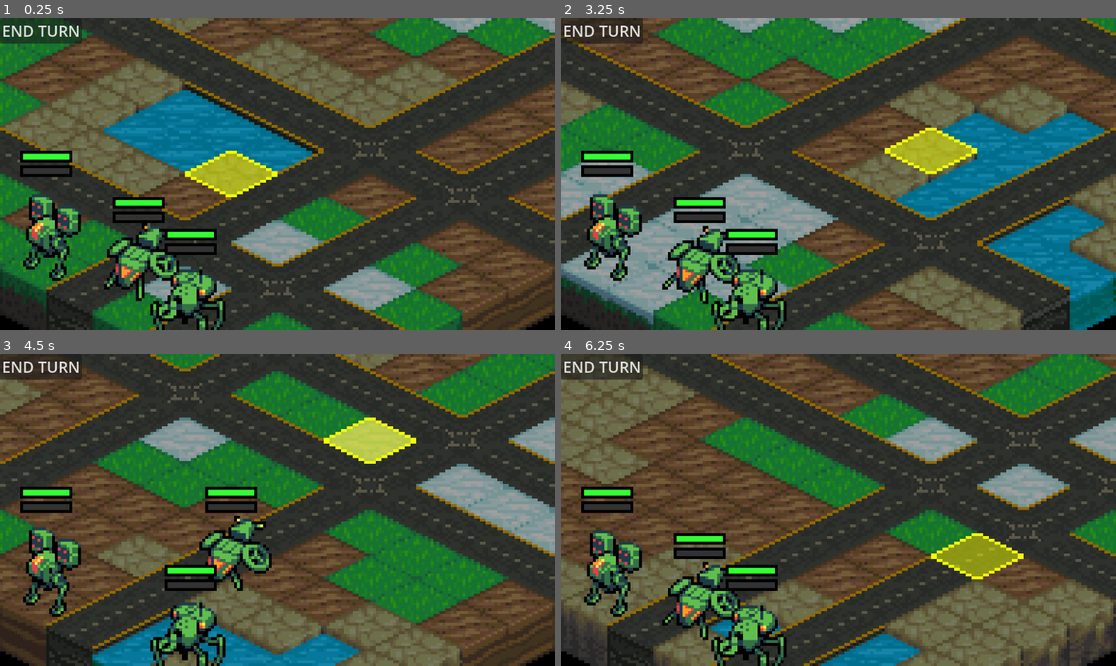
Above: before the commit, frames 1-4 (two rows, left to right).
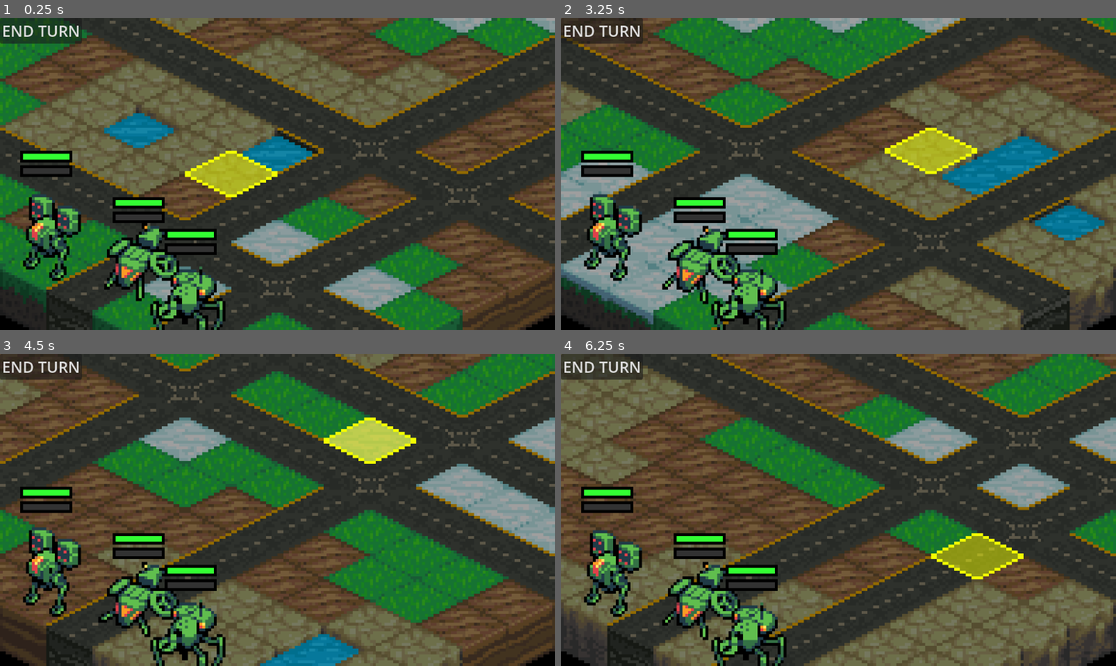
Above: after the commit, the same moments.

Repository: Tekknobot/Terrain
Game: Godot game, scene res://Scenes/Main.tscn
Same seed, same stepped clock (60 frames per second), same inputs: the game is played once before the commit and once after it.
Inputs (mouse positions are in pixels of both pictures, inside the frame that each line leads up to):
- Up to frame 1 (0.25 s): no input
- Up to frame 2 (3.25 s): click "END TURN" at 0.5 s; click "END TURN" at 1.25 s; click "END TURN" at 2 s; tap Enter at 2.75 s; move the mouse to (960, 158) at 2.77 s; click (960, 158) at 2.92 s; tap Space at 3.02 s
- Up to frame 3 (4.5 s): move the mouse to (166, 525) at 3.52 s; click (166, 525) at 3.67 s; tap Space at 3.77 s; move the mouse to (333, 441) at 4.27 s; click (333, 441) at 4.42 s
- Up to frame 4 (6.25 s): move the mouse to (810, 572) at 5.02 s; click (810, 572) at 5.17 s; tap Space at 5.27, 6.02 s; move the mouse to (1005, 556) at 5.77 s; click (1005, 556) at 5.92 s

The runs differ from the first frame. In frame 1, 4.1% of the frame differs, in the area x 25-51%, y 20-50%; in frame 2, 7.4%, in the area x 58-100%, y 27-100%; in frame 3, 7.1%; in frame 4, 1.8%.
Error in both runs: Invalid access to property or key 'process_frame' on a base object of type 'null instance'. (res://Scripts/Unit.gd:77)

Commit message:
Intermediate AI

Diff:
--- a/Scripts/BattleGrid.gd
+++ b/Scripts/BattleGrid.gd
@@ -7,7 +7,7 @@
 @export var grid_width: int = 10
 @export var grid_height: int = 20
 
-@export var water_threshold := -0.5
+@export var water_threshold := -0.6
 @export var sandstone_threshold := -0.2
 @export var dirt_threshold := 0.1
 @export var grass_threshold := 0.4
--- a/Scripts/TurnManager.gd
+++ b/Scripts/TurnManager.gd
@@ -55,6 +55,27 @@
 	# If no alternative found, return the original tile.
 	return tile
 
+# Helper: Manhattan distance (lower is better)
+func manhattan_distance(a: Vector2i, b: Vector2i) -> int:
+	return abs(a.x - b.x) + abs(a.y - b.y)
+
+# Evaluate a candidate tile.
+# +50 bonus if the candidate is adjacent to any player unit.
+# Then subtract the Manhattan distance from candidate to target.
+func evaluate_candidate(candidate: Vector2i, unit, tilemap, target) -> int:
+	var score = 0
+	# Check adjacent tiles (4-directional) for a player unit.
+	for dir in [Vector2i(0, 1), Vector2i(0, -1), Vector2i(1, 0), Vector2i(-1, 0)]:
+		var neighbor = candidate + dir
+		# Assuming TileMap has a get_unit_at_tile() method.
+		var other = tilemap.get_unit_at_tile(neighbor)
+		if other and other.is_player:
+			score += 50
+			break
+	# A lower distance to the target is better.
+	score -= manhattan_distance(candidate, target.tile_pos)
+	return score
+
 func _start_unit_action(team):
 	active_units = active_units.filter(is_instance_valid)
 
@@ -77,8 +98,11 @@
 				await _run_safe_enemy_action(unit)
 				return
 
-			# Find a target and compute a path that avoids water if possible.
-			var target = find_closest_enemy(unit)
+			# Instead of always targeting the closest enemy, try to pick the weakest enemy.
+			var target = find_weakest_enemy(unit)
+			if not target:
+				target = find_closest_enemy(unit)
+
 			var path = []
 			while target:
 				# Get a path from the unit's tile to the target's tile.
@@ -101,18 +125,20 @@
 				print("🎯 Final target:", target.name)
 				print("🧭 Path to target:", path)
 				var max_steps = min(unit.movement_range, path.size() - 1)
-				var next_step: Vector2i = Vector2i(-1, -1)
+
+				# Instead of taking the furthest valid candidate, evaluate all candidate steps.
+				var best_score = -INF
+				var best_candidate: Vector2i = Vector2i(-1, -1)
 				for i in range(1, max_steps + 1):
 					var candidate: Vector2i = path[i]
 
 					# If the candidate is water, attempt a detour.
 					if tilemap.is_water_tile(candidate):
 						var detour_candidate = find_detour(candidate, tilemap)
-						# If detour_candidate is different and valid, use it.
+						# If a valid detour is found, use it.
 						if detour_candidate != candidate:
 							candidate = detour_candidate
 						else:
-							# No detour available; skip this candidate.
 							continue
 
 					# Recalculate the path from the unit’s current position to the candidate.
@@ -120,7 +146,7 @@
 					if candidate_path.is_empty():
 						continue  # Candidate is no longer reachable
 
-					# Check each cell along the candidate path (skipping the starting cell).
+					# Check every cell in the candidate path (skip index 0 which is the starting cell).
 					var path_clear = true
 					for j in range(1, candidate_path.size()):
 						var cell: Vector2i = Vector2i(candidate_path[j])
@@ -132,12 +158,14 @@
 					if not path_clear:
 						continue
 
-					# If we reach here, the candidate (or its detour) is valid.
-					next_step = candidate
-					# Continue checking for further candidates so that next_step ends up as the furthest valid candidate.
-				if next_step != Vector2i(-1, -1):
-					print("🚶 Planning move to:", next_step)
-					unit.plan_move(next_step)
+					# Evaluate this candidate move.
+					var score = evaluate_candidate(candidate, unit, tilemap, target)
+					if score > best_score:
+						best_score = score
+						best_candidate = candidate
+				if best_candidate != Vector2i(-1, -1):
+					print("🚶 Planning move to:", best_candidate, "with score:", best_score)
+					unit.plan_move(best_candidate)
 				else:
 					print("⛔ No valid movement tile found within range for", unit.name)
 
